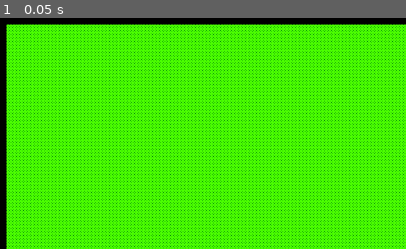
Above: before the commit, frame 1.
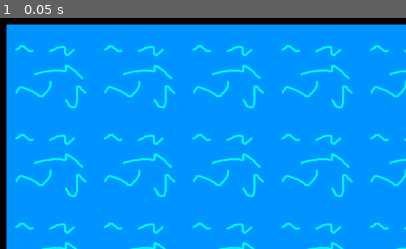
Above: after the commit, the same moment.

Repository: Griiimon/Civlike-Framework
Game: Godot game, scene res://game_2d.tscn
Two runs of this game, one before a commit and one after it. Both use one fixed random seed, a clock stepped at 60 frames per second and the inputs below.
Inputs:
- Up to frame 1 (0.05 s): no input

The runs differ from the first frame. In frame 1, 96% of the frame differs, in the area x 1-100%, y 2-100%.

Commit message:
tileset renderer

Diff:
--- a/src/data/terrain_data.gd
+++ b/src/data/terrain_data.gd
@@ -7,7 +7,7 @@
 var model: Node3D
 var flat_texture: Texture2D
 var flat_material: StandardMaterial3D
-
+var atlas_index: int
 
 func load_custom_data(data: Dictionary):
 	assert(data.terrain_type in GameData.terrain_types_dict)
@@ -15,3 +15,4 @@
 	flat_texture= GameData.load_texture("terrain/flat/" + name)
 	flat_material= StandardMaterial3D.new()
 	flat_material.albedo_texture= flat_texture
+	atlas_index= GameData.terrains.find(self)
--- a/src/world/world_2d.gd
+++ b/src/world/world_2d.gd
@@ -13,27 +13,33 @@
 	for x in _surface.width:
 		for y in _surface.height:
 			var pos:= Vector2i(x, y)
-			tilemap.set_cell(GameData.terrains.find(_surface.tiles.readv(pos)), pos, 0, Vector2i.ZERO)
+			tilemap.set_cell(0, pos, 0, _surface.tiles.readv(pos).atlas_index * Vector2(1, 0))
 
 
 
 func create_tileset():
-	var image= Image.create(128, 128, false, Image.FORMAT_RGB8)
+	var image= Image.create(GameData.terrains.size() * 128, 128, false, Image.FORMAT_RGB8)
 
-	for terrain in GameData.terrains:
+	var src_rect:= Rect2i(Vector2i.ZERO, Vector2.ONE * 128)
+	for i in GameData.terrains.size():
+		var terrain: TerrainData= GameData.terrains[i]
+
 		assert(terrain.flat_texture)
 		var src: Image= terrain.flat_texture.get_image()
-		#prints("Image format", src.data.format)
+
 		assert(src.data.format == "RGB8")
-		image.blit_rect(src, Rect2i(Vector2i.ZERO, Vector2.ONE * 128), Vector2i.ZERO)
+		image.blit_rect(src, src_rect, Vector2i(i, 0) * 128)
+
+	#image.save_png("res://tileset.png")
 
 	var atlas_texture= ImageTexture.create_from_image(image)
 	var atlas_source= TileSetAtlasSource.new()
 	atlas_source.use_texture_padding= false
 	atlas_source.texture= atlas_texture
+	atlas_source.texture_region_size= Vector2i.ONE * 128
 
-	# TODO why 8 ??
-	atlas_source.create_tile(Vector2i.ZERO, Vector2i.ONE * 8)
+	for i in GameData.terrains.size():
+		atlas_source.create_tile(Vector2i(1, 0) * i)
 
 	var tile_set: TileSet= tilemap.tile_set
 	tile_set.add_source(atlas_source)
